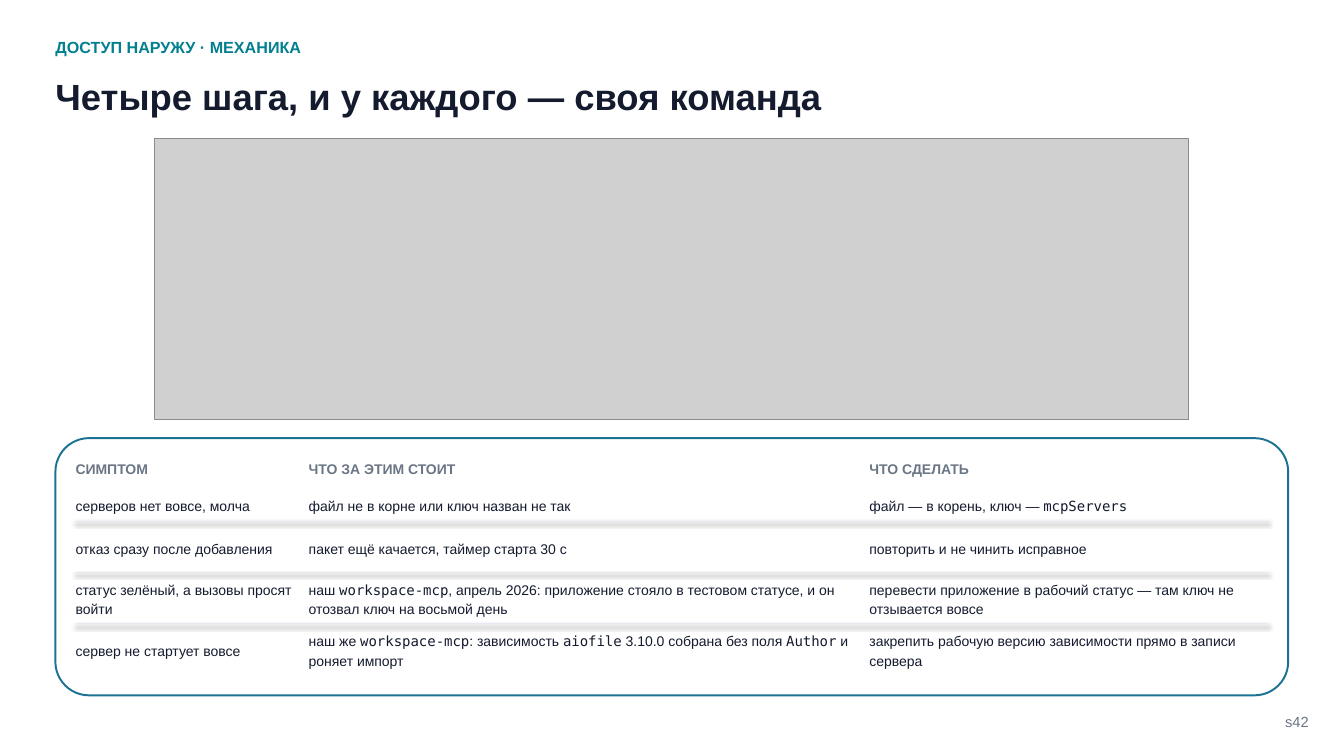
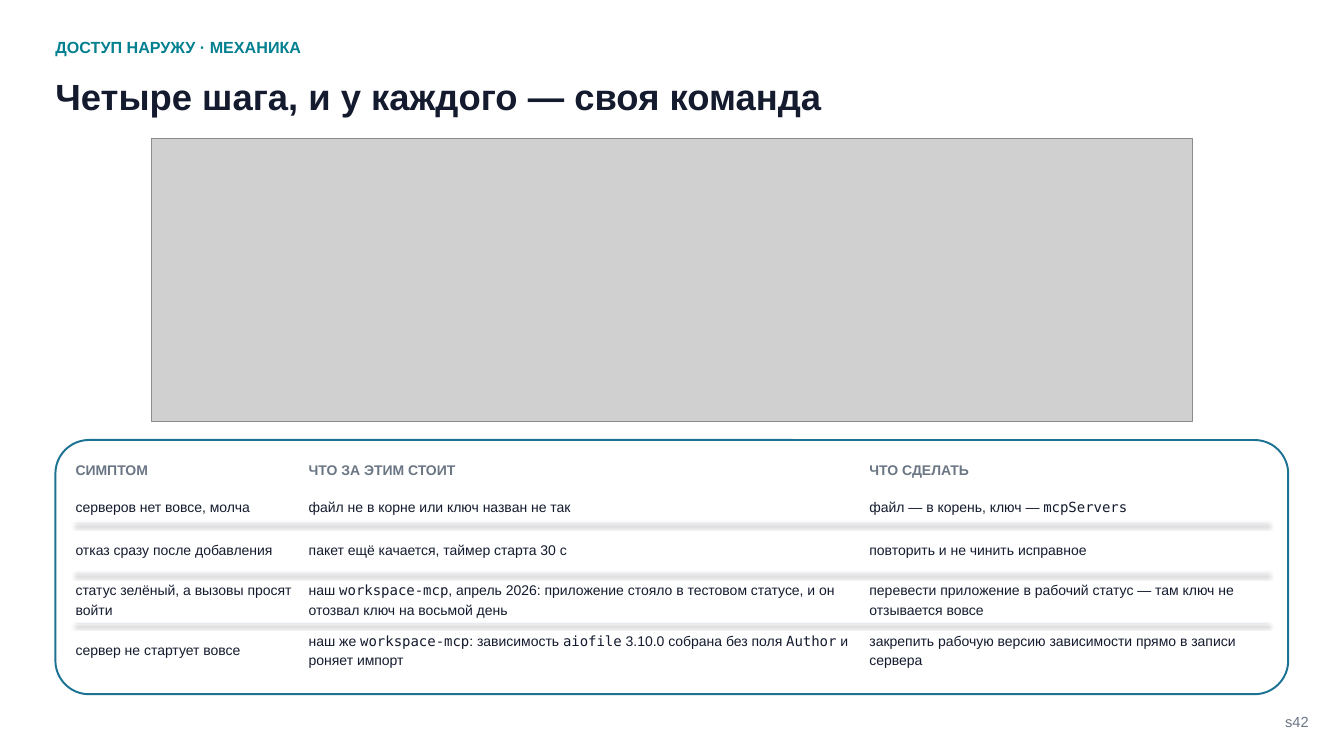
Before and after one commit to tellina-study/AI-usage-lessons, a slide deck: slide 42 of library/seminars/sem-05/rendered/sem-05.pptx. Drawn at 1344x756 pixels with LibreOffice and Linux fonts; fonts in the diff are those of the drawing; grey boxes stand for pictures. Boxes give left, top, right and bottom in pixels: in the first picture for what was removed or moved away, otherwise in the second. Text is boxed around its words. In the diff, an @@ line names an element or a change of style, - is before the commit and + after.

```diff
--- a/library/seminars/sem-05/rendered/sem-05.pptx
+++ b/library/seminars/sem-05/rendered/sem-05.pptx
@@ picture: place and size @@
-picture at box(155, 138, 1190, 420)
+picture at box(151, 138, 1193, 421)
@@ rounded rectangle at box(55, 441, 1289, 695): proportions changed @@
```
Also in this commit, not shown: 18 other slides changed, 7 other files.
